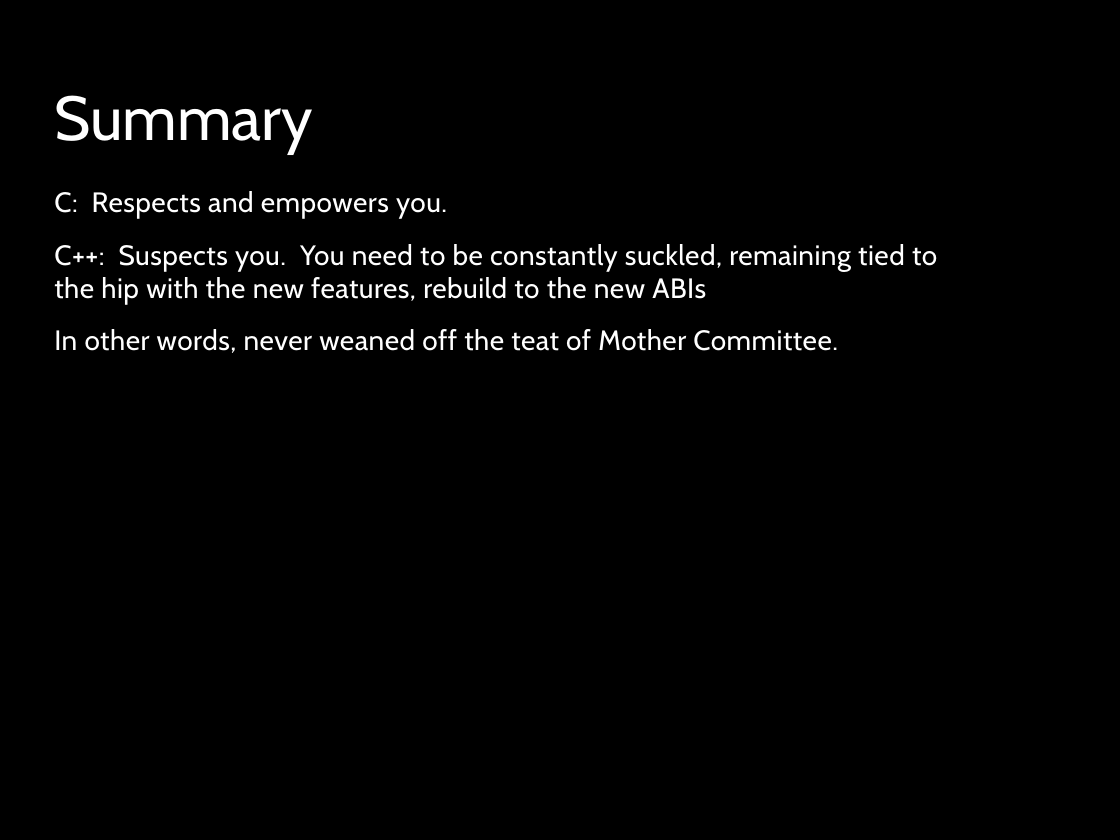
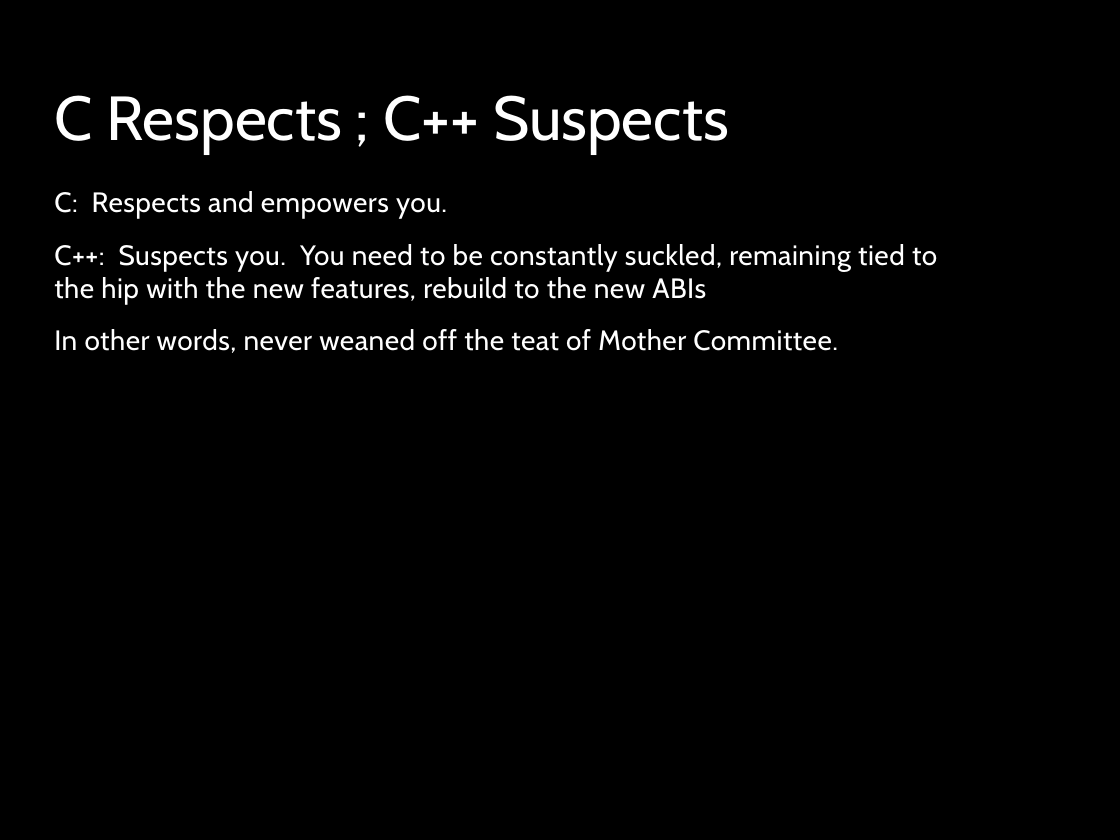
Before and after one commit to stevemac321/whyc, a slide deck: slide 13 of whyc.pptx. Drawn at 1120x840 pixels with LibreOffice and Linux fonts; fonts in the diff are those of the drawing; background and template pictures are left out. Boxes give left, top, right and bottom in pixels: in the first picture for what was removed or moved away, otherwise in the second. Text is boxed around its words. In the diff, an @@ line names an element or a change of style, - is before the commit and + after.

```diff
--- a/whyc.pptx
+++ b/whyc.pptx
@@ title at bbox=[54, 95, 729, 155]: text changed @@
-Summary
+C Respects ; C++ Suspects
```
Also in this commit, not shown: 6 other slides changed, 4 slides added, 2 slides removed.
